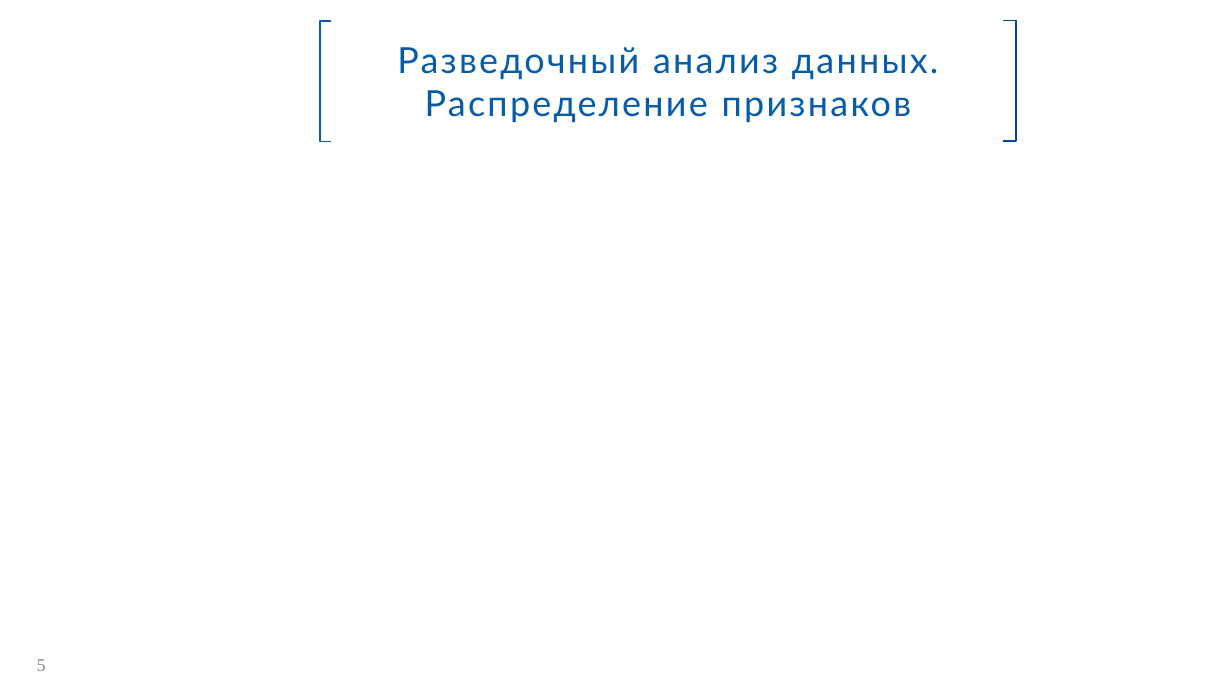
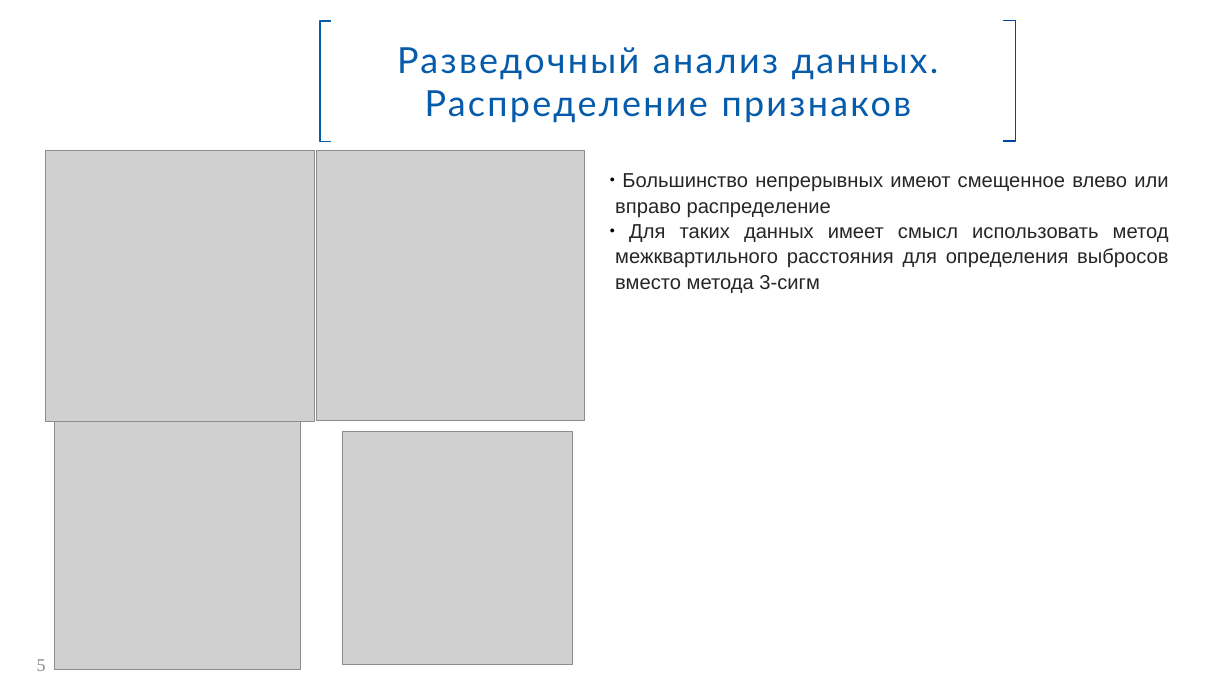
Before and after one commit to Spring-31/HC_default_risk, a slide deck: slide 5 of Прогнозирование вероятности дефолта.pptx. Drawn at 1232x693 pixels with LibreOffice and Linux fonts; fonts in the diff are those of the drawing; grey boxes stand for pictures; background and template pictures are left out. Boxes give left, top, right and bottom in pixels: in the first picture for what was removed or moved away, otherwise in the second. Text is boxed around its words. In the diff, an @@ line names an element or a change of style, - is before the commit and + after.

```diff
--- a/Прогнозирование вероятности дефолта.pptx
+++ b/Прогнозирование вероятности дефолта.pptx
@@ picture added at [45,151,314,421] @@
@@ picture added at [317,151,585,421] @@
@@ text added at [615,173,1169,293], 15.7 pt, text #262626 @@
+● Большинство непрерывных имеют смещенное влево или вправо распределение
+● Для таких данных имеет смысл использовать метод межквартильного расстояния для определения выбросов вместо метода 3-сигм
@@ picture added at [55,421,300,670] @@
@@ picture added at [342,432,573,665] @@
```
Also in this commit, not shown: 3 other slides changed, 1 slide added, 5 slides removed, 5 other files.
